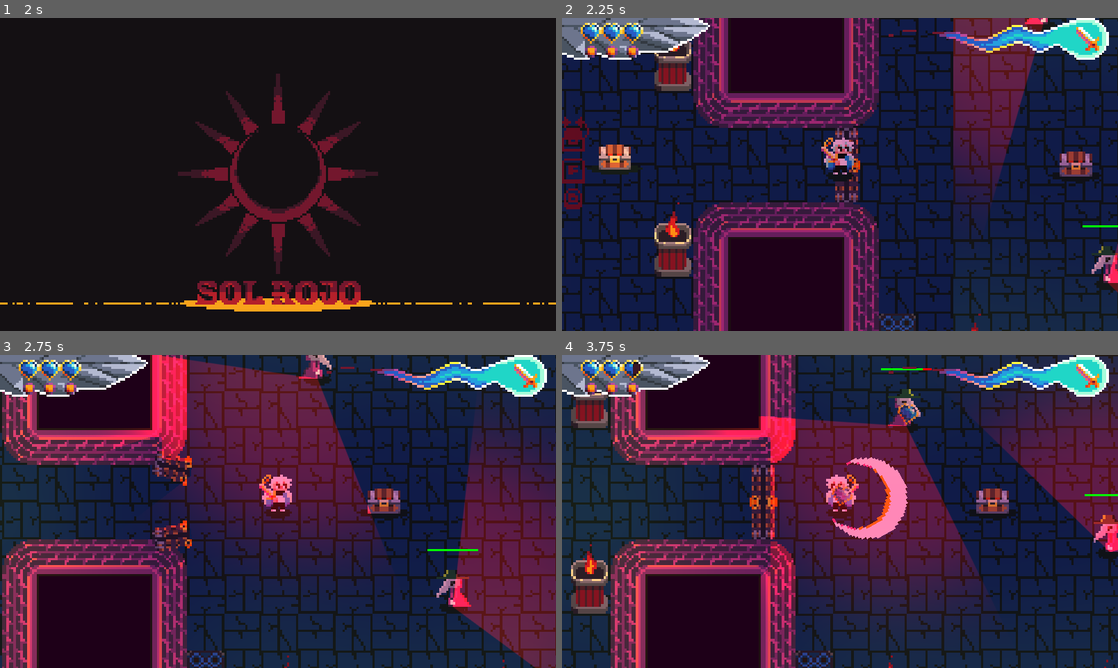
Above: before the commit, frames 1-4 (two rows, left to right).
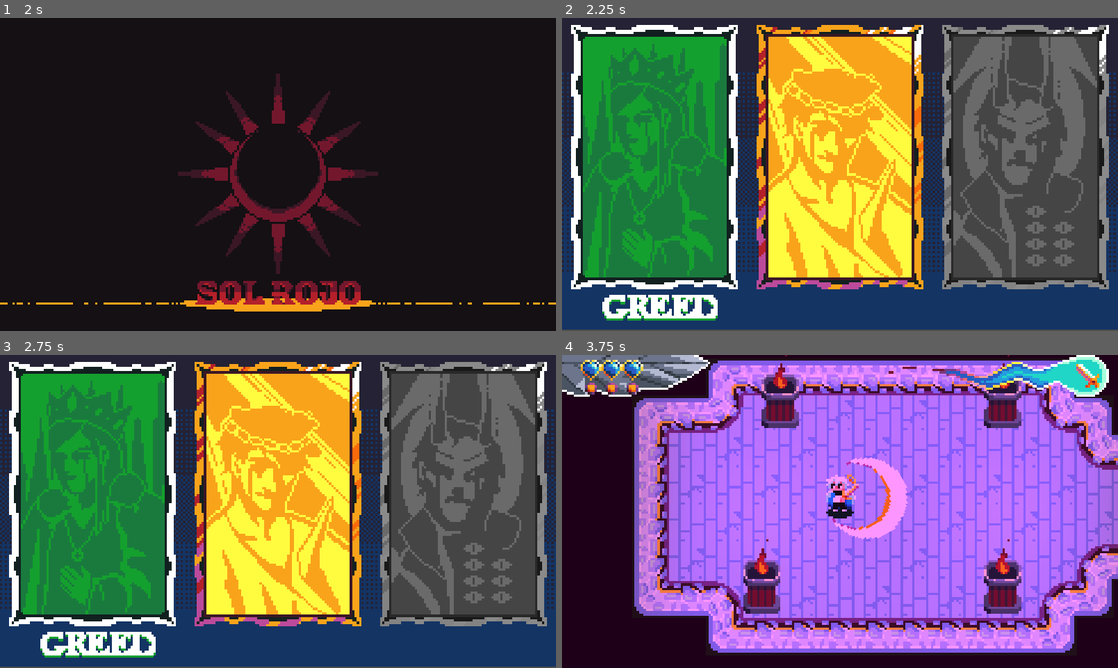
Above: after the commit, the same moments.

Repository: NielsOuvrard/TheShadowOfHeaven
Game: Godot game, scene res://Scenes/SplashScreen.tscn
Two runs of this game, one before a commit and one after it. Both use one fixed random seed, a clock stepped at 60 frames per second and the inputs below. Sound files missing from this copy of the repository are replaced by a short silence.
Inputs (mouse positions are in pixels of both pictures, inside the frame that each line leads up to):
- Up to frame 1 (2 s): tap Enter at 0.5 s; move the mouse to (400, 158) at 0.52 s; hold Right (move_right) 0.53-1.25 s; hold Q (change_weapon) 0.53-1.25 s; click (400, 158) at 0.67 s; tap Space at 1.25 s; drag from (166, 190) to (250, 237) at 1.27 s
- Up to frame 2 (2.25 s): tap Enter at 2 s; move the mouse to (895, 105) at 2.02 s; hold Right (move_right) from 2.03 s (still down); hold F (interact) from 2.03 s (still down)
- Up to frame 3 (2.75 s): keep holding Right (move_right); keep holding F (interact)
- Up to frame 4 (3.75 s): release Right (move_right) at 2.75 s; release F (interact) at 2.75 s; drag from (812, 574) to (840, 495) at 2.77 s; move the mouse to (1006, 558) at 3.52 s; press the mouse at (1006, 558) at 3.53 s; hold Left (move_left) from 3.53 s (still down)

Frame 1 is identical in both runs. In frame 2, 95% of the frame differs, in the area x 0-100%, y 0-100%; in frame 3, 96%; in frame 4, 90%.

Commit message:
paths in greed that don't work

Diff:
--- a/Scenes/greed.tscn
+++ b/Scenes/greed.tscn
@@ -9,8 +9,7 @@
 [ext_resource type="PackedScene" uid="uid://0y06vbi8ods3" path="res://Scenes/player.tscn" id="7_f7bvl"]
 [ext_resource type="PackedScene" uid="uid://cy2atdt0bqntm" path="res://Scenes/torch.tscn" id="8_of5e7"]
 [ext_resource type="PackedScene" uid="uid://domryt018ofom" path="res://Scenes/weapon.tscn" id="9_ikai7"]
-[ext_resource type="PackedScene" path="res://Scenes/lava.tscn" id="9_m28jr"]
-[ext_resource type="PackedScene" path="res://Scenes/lava.tscn" id="9_m28jr"]
+[ext_resource type="PackedScene" uid="uid://dhsyf6vmve3jf" path="res://Scenes/lava.tscn" id="9_m28jr"]
 [ext_resource type="PackedScene" uid="uid://b0ckibqpi4lpm" path="res://Scenes/chest.tscn" id="10_bqy8t"]
 [ext_resource type="PackedScene" uid="uid://cmfinma8lhai7" path="res://Scenes/ghost.tscn" id="10_jlttf"]
 [ext_resource type="Texture2D" uid="uid://bxlaox66kqmyw" path="res://Assets/World/ControlCofre.png" id="11_4kwqn"]
@@ -24,6 +23,12 @@
 }
 point_count = 7
 
+[sub_resource type="Curve2D" id="Curve2D_kmeyd"]
+_data = {
+"points": PackedVector2Array(0, 0, 0, 0, 925, 775, 0, 0, 0, 0, 987, 774, 0, 0, 0, 0, 988, 667, 0, 0, 0, 0, 924, 664, 0, 0, 0, 0, 925, 775)
+}
+point_count = 5
+
 [node name="Greed" type="Node2D"]
 y_sort_enabled = true
 script = ExtResource("1_w82pv")
@@ -43,8 +48,7 @@
 
 [node name="Player" parent="." instance=ExtResource("7_f7bvl")]
 z_index = 2
-position = Vector2(468, 780)
-position = Vector2(468, 780)
+position = Vector2(2025, 602)
 
 [node name="Camera2D" type="Camera2D" parent="Player"]
 z_index = 100
@@ -239,7 +243,7 @@
 
 [node name="PathFollow2D2" type="PathFollow2D" parent="ROOM_2/Path2D"]
 position = Vector2(596.942, 828.397)
-rotation = -0.238785
+rotation = -0.238787
 progress = 178.909
 
 [node name="ROOM_3" type="Node2D" parent="."]
@@ -255,14 +259,17 @@
 rotation = 1.5708
 openable = false
 
-[node name="Ghost4" parent="ROOM_3" instance=ExtResource("10_jlttf")]
+[node name="Ghost4" parent="ROOM_3" node_paths=PackedStringArray("followed_path") instance=ExtResource("10_jlttf")]
 position = Vector2(912, 672)
-
-[node name="EnemyBasic" parent="ROOM_3" instance=ExtResource("3_bkeho")]
+followed_path = NodePath("../Path2D/PathFollow2D3")
+
+[node name="EnemyBasic" parent="ROOM_3" node_paths=PackedStringArray("followed_path") instance=ExtResource("3_bkeho")]
 position = Vector2(920, 744)
-
-[node name="EnemyBasic2" parent="ROOM_3" instance=ExtResource("3_bkeho")]
+followed_path = NodePath("../Path2D/PathFollow2D2")
+
+[node name="EnemyBasic2" parent="ROOM_3" node_paths=PackedStringArray("followed_path") instance=ExtResource("3_bkeho")]
 position = Vector2(952, 800)
+followed_path = NodePath("../Path2D/PathFollow2D")
 
 [node name="Obstacle" parent="ROOM_3" instance=ExtResource("13_hrug7")]
 position = Vector2(840, 824)
@@ -323,6 +330,23 @@
 [node name="Obstacle15" parent="ROOM_3" instance=ExtResource("13_hrug7")]
 position = Vector2(800, 720)
 user_frame = 0
+
+[node name="Path2D" type="Path2D" parent="ROOM_3"]
+curve = SubResource("Curve2D_kmeyd")
+
+[node name="PathFollow2D" type="PathFollow2D" parent="ROOM_3/Path2D"]
+position = Vector2(925, 775)
+rotation = -0.0161276
+
+[node name="PathFollow2D2" type="PathFollow2D" parent="ROOM_3/Path2D"]
+position = Vector2(987.385, 732.796)
+rotation = -1.56145
+progress = 103.226
+
+[node name="PathFollow2D3" type="PathFollow2D" parent="ROOM_3/Path2D"]
+position = Vector2(950.599, 665.247)
+rotation = -3.09475
+progress = 206.452
 
 [node name="ROOM_4" type="Node2D" parent="."]
 
Not shown: 1 places in Scenes/greed.tscn that only renumber resources
